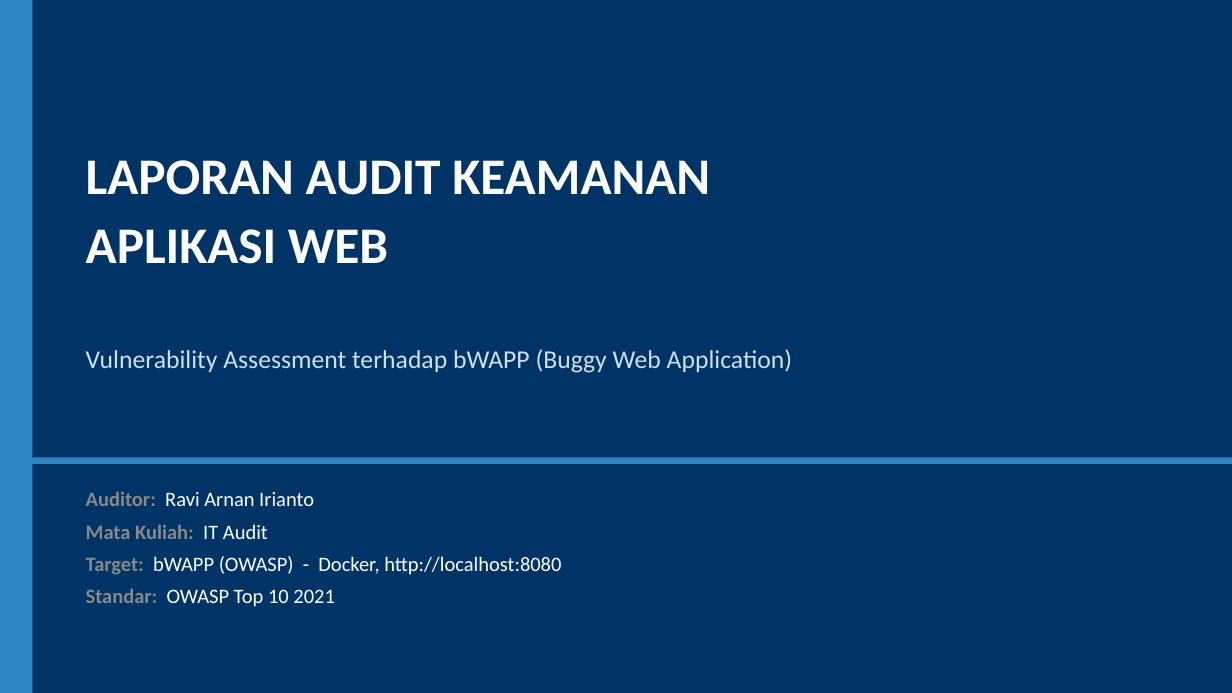
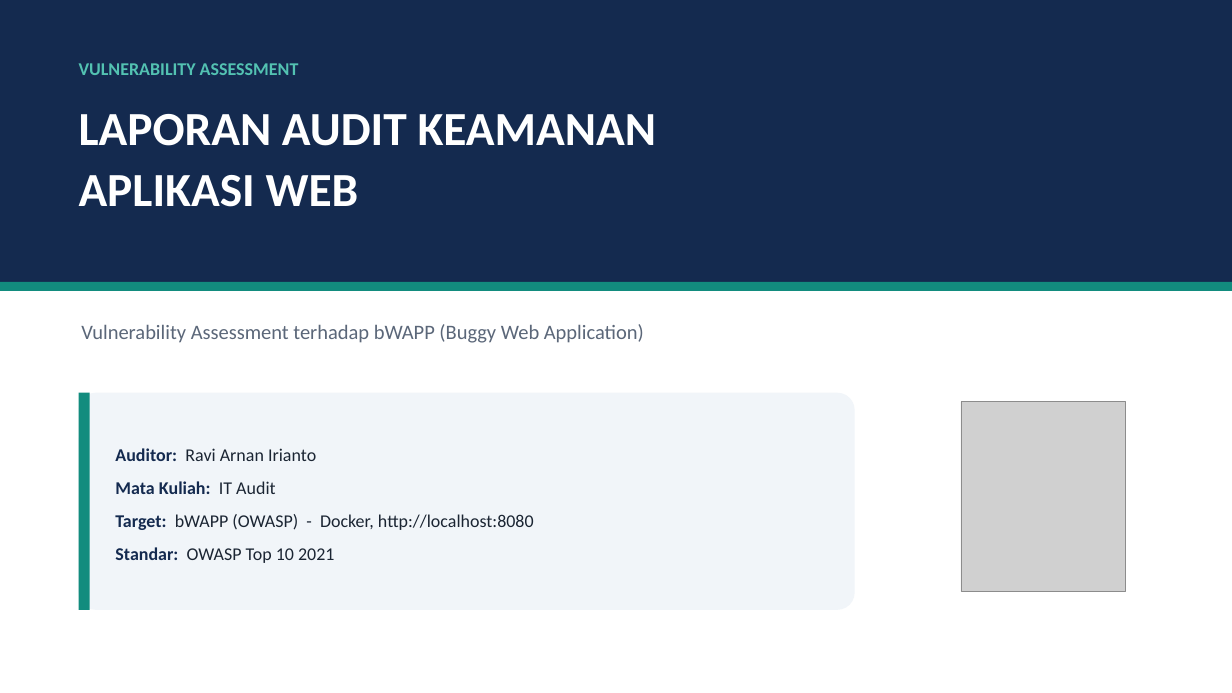
Before and after one commit to ravi-arnan/it-audit-bwapp, a slide deck: slide 1 of doc/presentasi_audit_bwapp.pptx. Drawn at 1232x693 pixels with LibreOffice and Linux fonts; fonts in the diff are those of the drawing; grey boxes stand for pictures. Boxes give left, top, right and bottom in pixels: in the first picture for what was removed or moved away, otherwise in the second. Text is boxed around its words. In the diff, an @@ line names an element or a change of style, - is before the commit and + after.

```diff
--- a/doc/presentasi_audit_bwapp.pptx
+++ b/doc/presentasi_audit_bwapp.pptx
@@ rectangle: place and size @@
-rectangle at [0, 457, 1232, 464]
+rectangle at [0, 0, 1232, 282]
@@ rectangle at [0, 0, 1232, 282]: fill #2E86C1 to #142A4F @@
@@ rectangle removed at [0, 0, 32, 693] @@
@@ text added at [79, 63, 299, 75], 14 pt, text #53C2B2, bold @@
+VULNERABILITY ASSESSMENT
@@ text "LAPORAN AUDIT KEAMANAN": place and size @@
-text "LAPORAN AUDIT KEAMANAN" at [86, 160, 710, 264]
+text "LAPORAN AUDIT KEAMANAN" at [79, 114, 657, 207]
@@ text "LAPORAN AUDIT KEAMANAN" at [79, 114, 657, 207]: size 40 to 37 pt; line spacing 1.05 to 1.02; less space between paragraphs @@
@@ rectangle: place and size @@
-rectangle at [0, 0, 1232, 693]
+rectangle at [0, 282, 1232, 291]
@@ rectangle at [0, 282, 1232, 291]: fill #003366 to #128C7E @@
@@ text "Vulnerability Assessment terhadap bWAPP (Buggy ...": place and size @@
-text "Vulnerability Assessment terhadap bWAPP (Buggy ..." at [86, 349, 793, 373]
+text "Vulnerability Assessment terhadap bWAPP (Buggy ..." at [81, 324, 644, 343]
@@ text "Vulnerability Assessment terhadap bWAPP (Buggy ..." at [81, 324, 644, 343]: size 20 to 16 pt, text colour #CFE0F0 to #5B6779; less space between paragraphs @@
@@ rounded rectangle added at [79, 393, 855, 610], fill #F1F5F9 @@
@@ rectangle added at [79, 393, 90, 610], fill #128C7E @@
@@ text "Auditor: Ravi Arnan Irianto": place and size @@
-text "Auditor: Ravi Arnan Irianto" at [86, 491, 561, 607]
+text "Auditor: Ravi Arnan Irianto" at [115, 448, 534, 563]
@@ text "Auditor: Ravi Arnan Irianto" at [115, 448, 534, 563]: size 16 to 14 pt; text colour #888888 to #142A4F in "Auditor:", "Mata Kuliah:", "Target:", "Standar:"; text colour #FFFFFF to #1B2533 in "Ravi Arnan Irianto", "IT Audit", "bWAPP (OWASP) - Docker, http://localhost:8080", "OWASP Top 10 2021"; more space between paragraphs; vertical alignment top to middle @@
@@ picture added at [961, 402, 1126, 592] @@
```
Also in this commit, not shown: 16 other slides changed, 2 other files.
